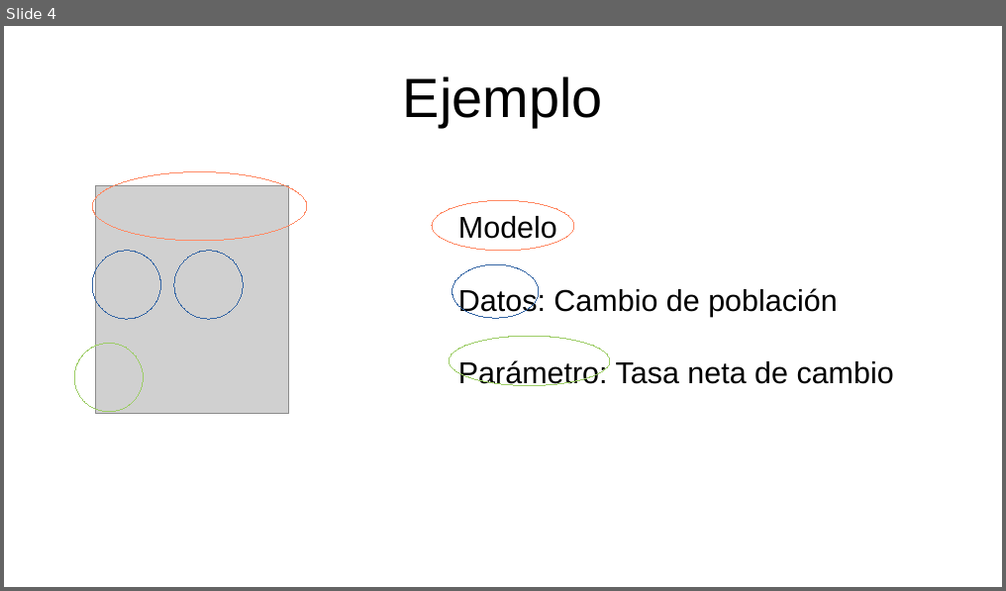
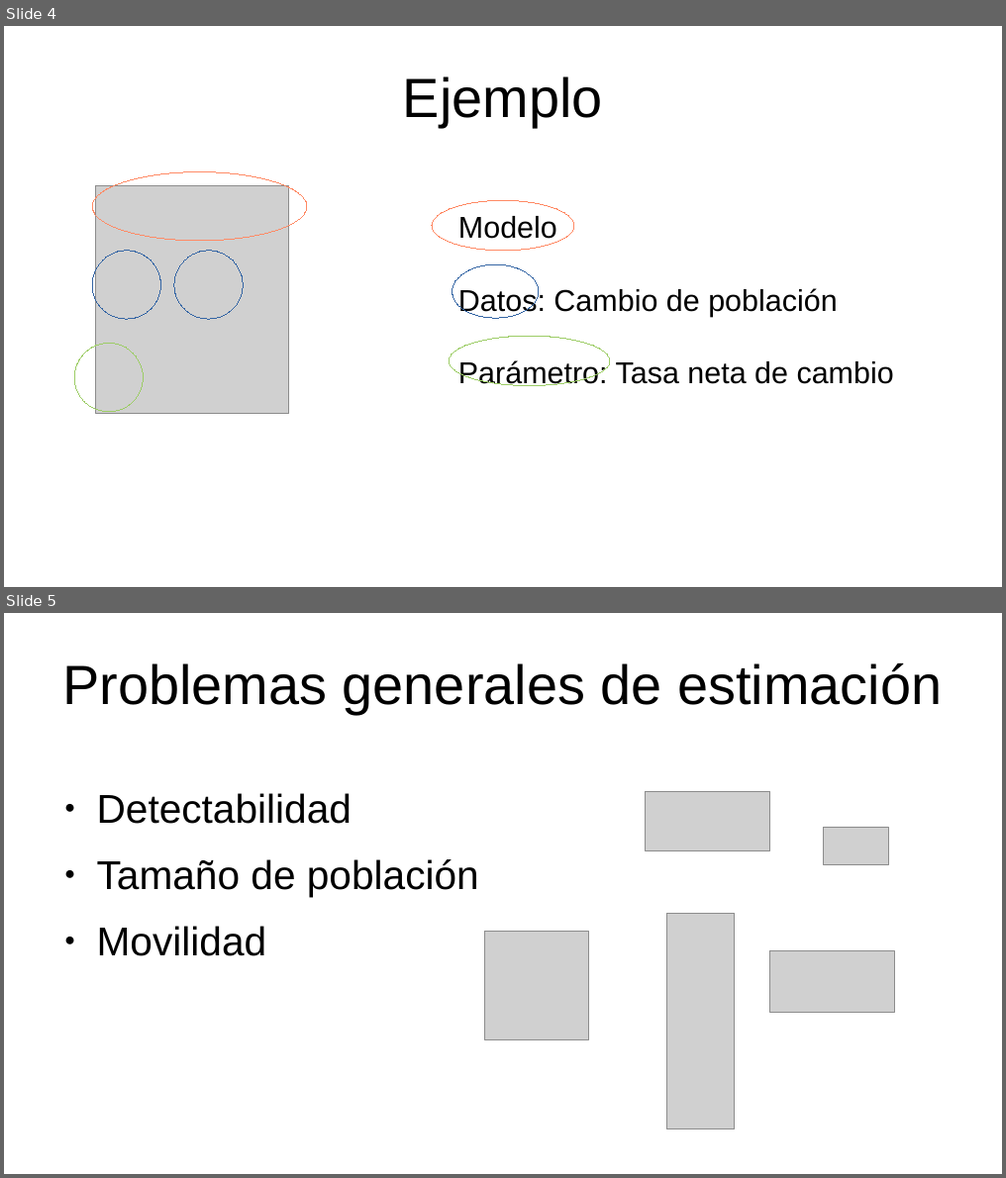
Before and after one commit to gerardommc/Ecologia-poblaciones, a slide deck: Unidad-2/Estimacion-tamano.odp. Shown one above the other, each under a label of ours: slide 4 before the commit, slides 4 and 5 after it. The pictures are 1006x591 and 1006x1178 pixels, drawn with LibreOffice and Linux fonts; fonts in the diff are those of the drawing; grey boxes stand for pictures. Boxes give left, top, right and bottom in pixels: in the first picture for what was removed or moved away, otherwise in the second. Text is boxed around its words. In the diff, an @@ line names an element or a change of style, - is before the commit and + after.

```diff
--- a/Unidad-2/Estimacion-tamano.odp
+++ b/Unidad-2/Estimacion-tamano.odp
@@ slide 5 added at (4, 613, 1002, 1174), background #FFFFFF @@
@@ title added at (62, 663, 942, 714), 44 pt, text #000000 @@
+Problemas generales de estimación
@@ text added at (97, 793, 479, 957), 32 pt, text #000000 @@
+● Detectabilidad
+● Tamaño de población
+● Movilidad
@@ picture added at (647, 791, 771, 852) @@
@@ picture added at (825, 827, 889, 864) @@
@@ picture added at (485, 931, 588, 1041) @@
@@ picture added at (667, 914, 735, 1130) @@
@@ picture added at (770, 952, 896, 1012) @@
```
Also in this commit, not shown: 7 other slides added, 1 slide removed, 11 other files.
